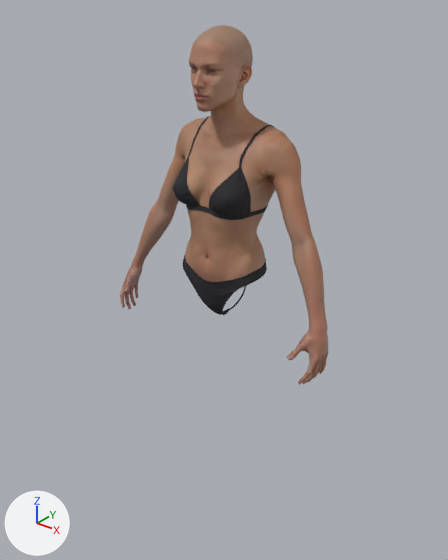
A saved change to the glTF model muscle-studio/public/models/ecorche/female/skin.glb.
Camera for both pictures: a 50 mm camera at (1.133, -1.432, 1.804) aimed at (-0.024, 0.014, 0.907). Arrows for +X, +Y and +Z are at lower left; the lights stay in place. The older version comes first. Where no turn or scale is listed for an object, it has been applied to the vertices. Vertices at exactly the same position are counted once.

Objects in the first picture: 'Body_m', 'Female_Clothes_m'.
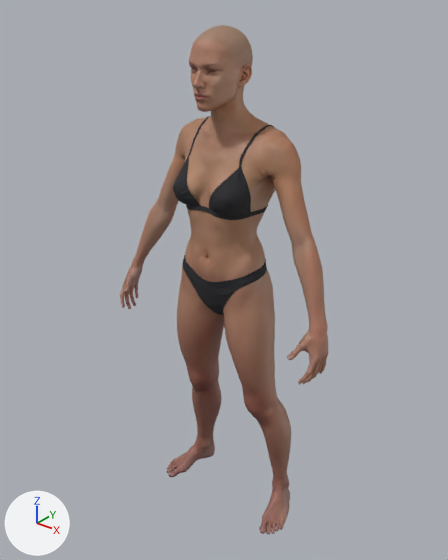
Commit message: Écorché skin: keep the legs

Where the newer file only moved an object's origin or applied its transform, the numbers keep the older frame.

Changed parts and their boxes (x1, y1, x2, y2) in the pictures (448 x 560 px):
'Body_m', reshaped (41% taller): before (120, 25, 328, 385); after (120, 25, 328, 534)
part 1 of me_body_m, added (brown): after (166, 265, 291, 534)

Diff of the bpy script that builds the scene:
```diff
--- a/muscle-studio/public/models/ecorche/female/skin.glb.py
+++ b/muscle-studio/public/models/ecorche/female/skin.glb.py
@@ me_body_m @@
 # used by ob_body_m; location = (0.0, -0.017, 1.209)
-me_body_m.from_pydata(...)  # 17534 vertices, 34842 faces; spans x -0.407..0.407, y -0.131..0.131, z -0.481..0.481
+me_body_m.from_pydata(...)  # 23510 vertices, 46706 faces; spans x -0.407..0.407, y -0.131..0.156, z -1.21..0.481
+# me_body_m part 1: a new loose piece of 5976 vertices spanning x -0.276..0.276, y -0.082..0.156, z -1.21..-0.22, in mat_skin
+# other edits to the shape of me_body_m do not show in these pictures
 me_body_m.materials.append(mat_skin)
```
